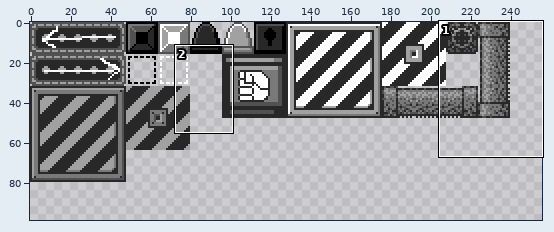
Two versions of one sprite sheet, resources/tilesets/tiled_files/factoryt.png. The picture above shows the old version from afar; the outline marks the close-up.
Close-up. Before the commit:
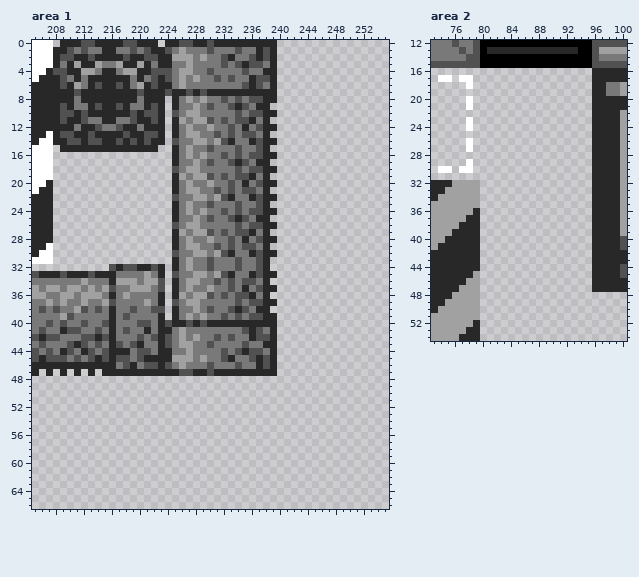
The file is 256x336 pixels. Shown: area 1: x 205..255, y 0..66; area 2: x 73..100, y 12..54. The wide view leaves out empty margins. The commit also changed other parts of the picture, which this record leaves out.
The same view after the edit:
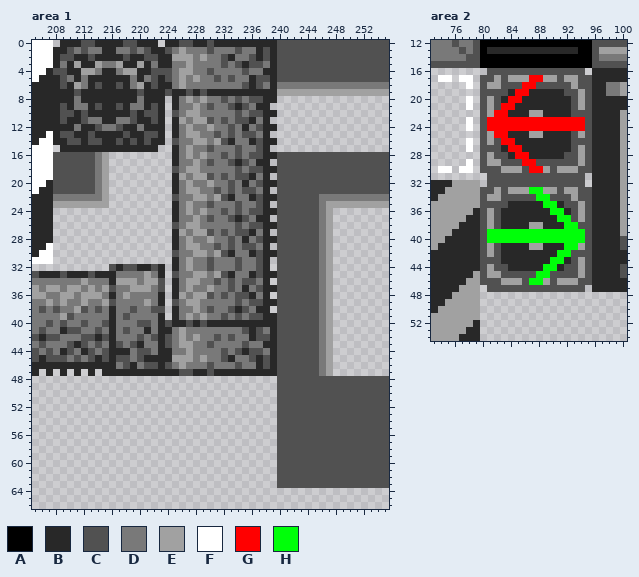
Palette (. is transparent): A #000000  B #282828  C #515151  D #797979  E #a1a1a1  F #ffffff  G #ff0000  H #00ff09
Change:
--- area 1
@@ x 238..255 @@
- 0 BB................
- 1 CB................
- 2 CB................
- 3 DB................
- 4 BB................
- 5 CB................
- 6 DB................
- 7 BB................
+ 0 BBCCCCCCCCCCCCCCCC
+ 1 CBCCCCCCCCCCCCCCCC
+ 2 CBCCCCCCCCCCCCCCCC
+ 3 DBCCCCCCCCCCCCCCCC
+ 4 BBCCCCCCCCCCCCCCCC
+ 5 CBCCCCCCCCCCCCCCCC
+ 6 DBDDDDDDDDDDDDDDDD
+ 7 BBEEEEEEEEEEEEEEEE
  8 BB................
@@ x 205..255 @@
 15 FFF.BBBBBBBBBBBBBB..BDEDDCDDDCDDCB.................
-16 FFF.................BDEDEDDCDCDCCBB................
-17 FFF.................BDDEDCDDCBCDBB.................
-18 FFF.................CDEEDDDDDCDCCBB................
-19 FFF.................BEDEECDCDCCBDB.................
-20 FFB.................BDEDDEDDCDBDCBB................
-21 FBB.................BDEEDDCDCDCCDB.................
-22 BBB.................CDDEEDECBDDBCBB................
-23 BBB.................BDEDDCDDDCDDCB.................
-24 BBB.................BDEDEDDCDCDCCBB................
-25 BBB.................BDDEDCDDCBCDBB.................
-26 BBB.................CDEEDDDDDCDCCBB................
-27 BBB.................BEDEECDCDCCBDB.................
-28 BBB.................BDEDDEDDCDBDCBB................
-29 BBF.................BDEEDDCDCDCCDB.................
-30 BFF.................CDDEEDECBDDBCBB................
-31 FFF.................BDEDDCDDDCDDCB.................
-32 ...........CBCCBBCB.BDEDDCDDDCDDCB.................
-33 CBBBCBBBCBBBDDDDEDB.CDDEEDECBDDBCBB................
-34 DDDDDDDEDDDBEEEDEEC.BDEEDDCDCDCCDB.................
-35 EDEEDEEDEDECDDEEEDC.BDEDDEDDCDBDCBB................
-36 EEDDEEDEEEDBDEDDDDB.BEDEECDCDCCBDB.................
-37 DDEDEDDEDDECDDDDEDB.CDEEDDDDDCDCCBB................
-38 DCDCDDECDCDBDDCDDCC.BDDEDCDDCBCDBB.................
-39 DDDDECDDDDDBDCDDDDB.BDEDEDDCDCDCCBB................
-40 DDCDCDDCDDCBDDDCCDBCBBCBCBBBBBBBBBB................
-41 DCDDBCCDDCDBDCDDBDBBDEDDDDDDDDCBCDB................
-42 CBCCDDDCCBCBDDDCDCBCDEDEDDCDCDDBCCB................
-43 DCDDDCBCDCDBCDCBDDBCDEEDDCDDDDCDDBB................
-44 CDCDBCDBCDCBBBDCCDBBDDEDDDDCDCBCCDB................
-45 CBCCCDCDCBCBCCDCBBBBEEEDEDDCBDDCBCB................
-46 BBBBBBBBBBBBDCBDCCBCDEDDDCDDDCDDBCB................
-47 B.B.B.B.B.BBBBBBBBBBBCCBBCBBBBBBBBB................
-48 ...................................................
-49 ...................................................
-50 ...................................................
-51 ...................................................
-52 ...................................................
-53 ...................................................
-54 ...................................................
-55 ...................................................
-56 ...................................................
-57 ...................................................
-58 ...................................................
-59 ...................................................
-60 ...................................................
-61 ...................................................
-62 ...................................................
-63 ...................................................
+16 FFFCCCCCCDE.........BDEDEDDCDCDCCBBCCCCCCCCCCCCCCCC
+17 FFFCCCCCCDE.........BDDEDCDDCBCDBB.CCCCCCCCCCCCCCCC
+18 FFFCCCCCCDE.........CDEEDDDDDCDCCBBCCCCCCCCCCCCCCCC
+19 FFFCCCCCCDE.........BEDEECDCDCCBDB.CCCCCCCCCCCCCCCC
+20 FFBCCCCCCDE.........BDEDDEDDCDBDCBBCCCCCCCCCCCCCCCC
+21 FBBCCCCCCDE.........BDEEDDCDCDCCDB.CCCCCCCCCCCCCCCC
+22 BBBDDDDDDDE.........CDDEEDECBDDBCBBCCCCCCDDDDDDDDDD
+23 BBBEEEEEEEE.........BDEDDCDDDCDDCB.CCCCCCDEEEEEEEEE
+24 BBB.................BDEDEDDCDCDCCBBCCCCCCDE........
+25 BBB.................BDDEDCDDCBCDBB.CCCCCCDE........
+26 BBB.................CDEEDDDDDCDCCBBCCCCCCDE........
+27 BBB.................BEDEECDCDCCBDB.CCCCCCDE........
+28 BBB.................BDEDDEDDCDBDCBBCCCCCCDE........
+29 BBF.................BDEEDDCDCDCCDB.CCCCCCDE........
+30 BFF.................CDDEEDECBDDBCBBCCCCCCDE........
+31 FFF.................BDEDDCDDDCDDCB.CCCCCCDE........
+32 ...........CBCCBBCB.BDEDDCDDDCDDCB.CCCCCCDE........
+33 CBBBCBBBCBBBDDDDEDB.CDDEEDECBDDBCBBCCCCCCDE........
+34 DDDDDDDEDDDBEEEDEEC.BDEEDDCDCDCCDB.CCCCCCDE........
+35 EDEEDEEDEDECDDEEEDC.BDEDDEDDCDBDCBBCCCCCCDE........
+36 EEDDEEDEEEDBDEDDDDB.BEDEECDCDCCBDB.CCCCCCDE........
+37 DDEDEDDEDDECDDDDEDB.CDEEDDDDDCDCCBBCCCCCCDE........
+38 DCDCDDECDCDBDDCDDCC.BDDEDCDDCBCDBB.CCCCCCDE........
+39 DDDDECDDDDDBDCDDDDB.BDEDEDDCDCDCCBBCCCCCCDE........
+40 DDCDCDDCDDCBDDDCCDBCBBCBCBBBBBBBBBBCCCCCCDE........
+41 DCDDBCCDDCDBDCDDBDBBDEDDDDDDDDCBCDBCCCCCCDE........
+42 CBCCDDDCCBCBDDDCDCBCDEDEDDCDCDDBCCBCCCCCCDE........
+43 DCDDDCBCDCDBCDCBDDBCDEEDDCDDDDCDDBBCCCCCCDE........
+44 CDCDBCDBCDCBBBDCCDBBDDEDDDDCDCBCCDBCCCCCCDE........
+45 CBCCCDCDCBCBCCDCBBBBEEEDEDDCBDDCBCBCCCCCCDE........
+46 BBBBBBBBBBBBDCBDCCBCDEDDDCDDDCDDBCBCCCCCCDE........
+47 B.B.B.B.B.BBBBBBBBBBBCCBBCBBBBBBBBBCCCCCCDE........
+48 ...................................CCCCCCCCCCCCCCCC
+49 ...................................CCCCCCCCCCCCCCCC
+50 ...................................CCCCCCCCCCCCCCCC
+51 ...................................CCCCCCCCCCCCCCCC
+52 ...................................CCCCCCCCCCCCCCCC
+53 ...................................CCCCCCCCCCCCCCCC
+54 ...................................CCCCCCCCCCCCCCCC
+55 ...................................CCCCCCCCCCCCCCCC
+56 ...................................CCCCCCCCCCCCCCCC
+57 ...................................CCCCCCCCCCCCCCCC
+58 ...................................CCCCCCCCCCCCCCCC
+59 ...................................CCCCCCCCCCCCCCCC
+60 ...................................CCCCCCCCCCCCCCCC
+61 ...................................CCCCCCCCCCCCCCCC
+62 ...................................CCCCCCCCCCCCCCCC
+63 ...................................CCCCCCCCCCCCCCCC
 64 ...................................................
--- area 2
@@ x 73..100 @@
 15 CCCCCCCAAAAAAAAAAAAAAAACCCCC
-16 .......................BBBBB
-17 .FF.FF.................BBBBB
-18 .....F.................BBDDE
-19 .......................BBDDE
-20 .....F.................BBBBB
-21 .....F.................BBBBB
-22 .......................BBBBE
-23 .....F.................BBBBE
-24 .....F.................BBBBE
-25 .......................BBBBE
-26 .....F.................BBBBE
-27 .....F.................BBBBE
-28 .......................BBBBE
-29 .....F.................BBBBE
-30 .FF.FF.................BBBBE
-31 .......................BBBBE
-32 BBBEEEE................BBBBE
-33 BBEEEEE................BBBBE
-34 BEEEEEE................BBBBE
-35 EEEEEEE................BBBBE
-36 EEEEEEB................BBBBE
-37 EEEEEBB................BBBBE
-38 EEEEBBB................BBBBE
-39 EEEBBBB................BBBBE
-40 EEBBBBB................BBBBC
-41 EBBBBBB................BBBBC
-42 BBBBBBB................BBBBB
-43 BBBBBBB................BBBBB
-44 BBBBBBB................BBBBC
-45 BBBBBBE................BBBBC
-46 BBBBBEE................BBBBB
-47 BBBBEEE................BBBBB
+16 ........CCCCCCCCCCCCCC.BBBBB
+17 .FF.FF.CCECEEEGGEECEECCBBBBB
+18 .....F.CEECCCGGCCCCCECCBBDDE
+19 .......CCCCBGGBBBBBCCECBBDDE
+20 .....F.CECBGGBBBBBBBCECBBBBB
+21 .....F.CECGGBBBBBBBBCECBBBBB
+22 .......CEGGBBBEEBBBBCCCBBBBE
+23 .....F.CGGGGGGGGGGGGGGCBBBBE
+24 .....F.CGGGGGGGGGGGGGGCBBBBE
+25 .......CEGGBBBEEBBBBCECBBBBE
+26 .....F.CECGGBBBBBBBBCCCBBBBE
+27 .....F.CCCBGGBBBBBBBCECBBBBE
+28 .......CECCBGGBBBBBCCECBBBBE
+29 .....F.CEECCCGGCCCCCCECBBBBE
+30 .FF.FF.CCCEEECGGECEEECCBBBBE
+31 ........CCCCCCCCCCCCCC.BBBBE
+32 BBBEEEE.CCCCCCCCCCCCCC.BBBBE
+33 BBEEEEECCECEEEHHEECEECCBBBBE
+34 BEEEEEECEECCCCCHHCCCECCBBBBE
+35 EEEEEEECCCCBBBBBHHBCCECBBBBE
+36 EEEEEEBCECBBBBBBBHHBCECBBBBE
+37 EEEEEBBCECBBBBBBBBHHCECBBBBE
+38 EEEEBBBCECBBBBEEBBBHHCCBBBBE
+39 EEEBBBBCHHHHHHHHHHHHHHCBBBBE
+40 EEBBBBBCHHHHHHHHHHHHHHCBBBBC
+41 EBBBBBBCECBBBBEEBBBHHECBBBBC
+42 BBBBBBBCECBBBBBBBBHHCCCBBBBB
+43 BBBBBBBCCCBBBBBBBHHBCECBBBBB
+44 BBBBBBBCECCBBBBBHHBCCECBBBBC
+45 BBBBBBECEECCCCCHHCCCCECBBBBC
+46 BBBBBEECCCEEECHHECEEECCBBBBB
+47 BBBBEEE.CCCCCCCCCCCCCC.BBBBB
 48 BBBEEEE.....................
Where, in picture pixels (left, top, right, bottom), the same in both close-ups:
added: (277, 40, 389, 96)
added: (53, 152, 109, 208)
added: (277, 152, 389, 488)
added: (480, 68, 592, 292)
